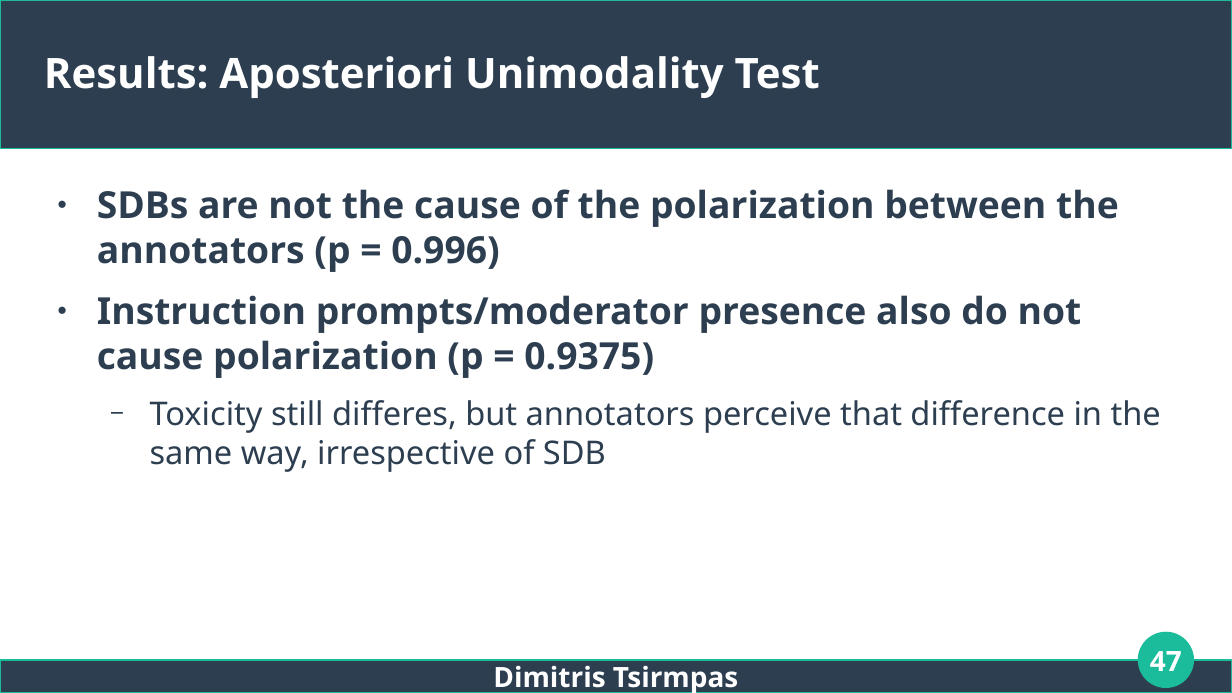
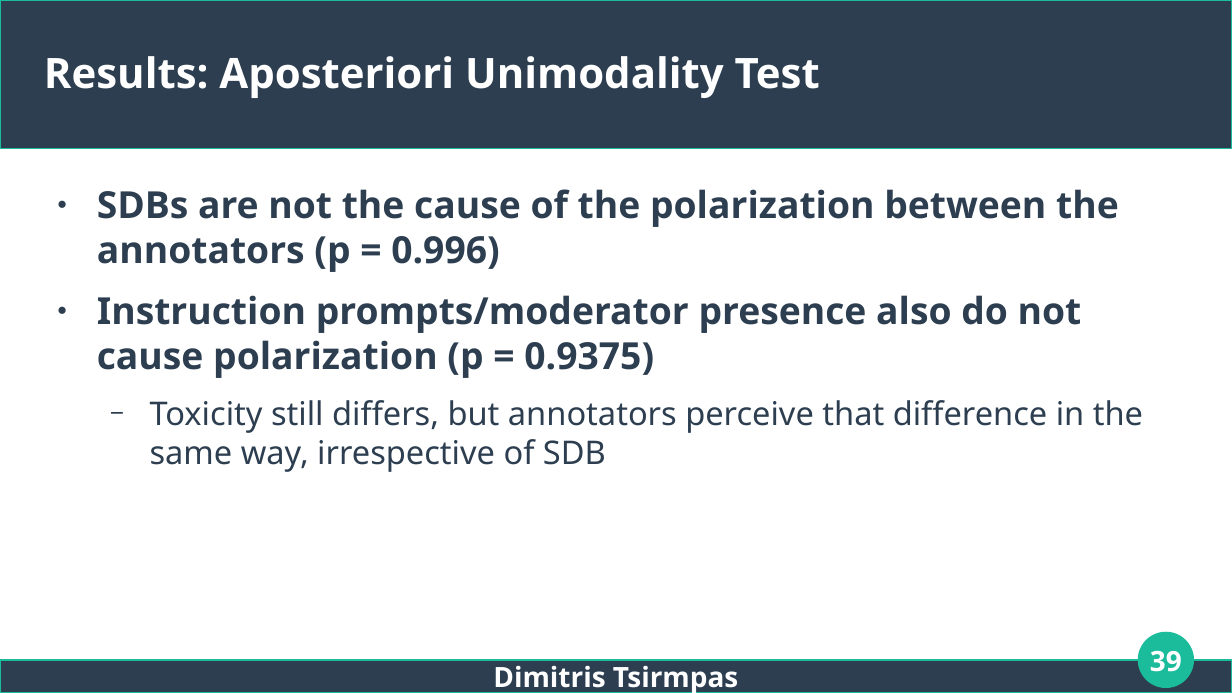
Before and after one commit to dimits-ts/llm_moderation_research, a slide deck: slide 39 of presentations/thesis.odp (slide 47 before the commit). Drawn at 1232x693 pixels with LibreOffice and Linux fonts; fonts in the diff are those of the drawing. Boxes give left, top, right and bottom in pixels: in the first picture for what was removed or moved away, otherwise in the second. Text is boxed around its words. In the diff, an @@ line names an element or a change of style, - is before the commit and + after.

```diff
--- a/presentations/thesis.odp
+++ b/presentations/thesis.odp
@@ text at (x1=150, y1=400, x2=1143, y2=472): text changed @@
-  − Toxicity still differes, but annotators perceive that difference in the same way, irrespective of SDB
+  − Toxicity still differs, but annotators perceive that difference in the same way, irrespective of SDB
@@ page number at (x1=1150, y1=650, x2=1182, y2=672): text changed @@
-47
+39
```
Also in this commit, not shown: 15 other slides changed, 4 slides added, 1 slide removed.
